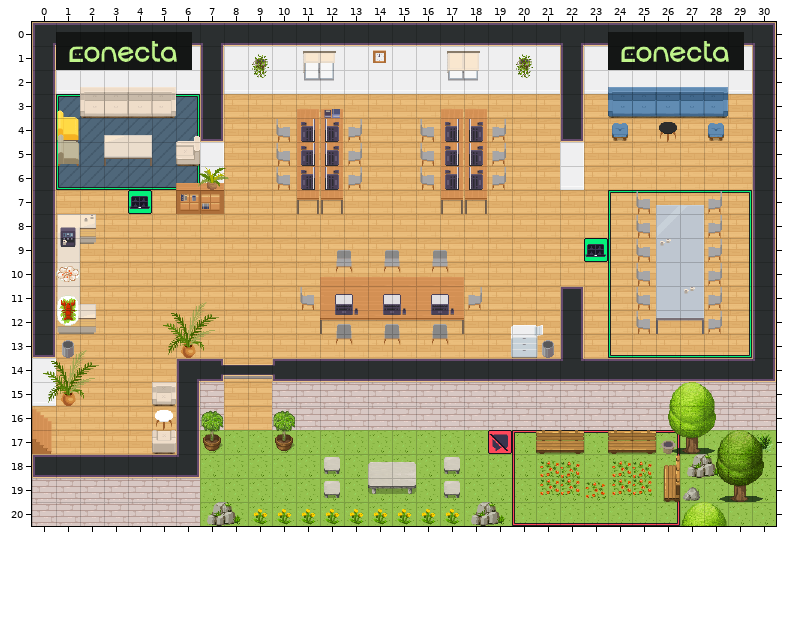
A Tiled map (JSON) gets an edit: office.tmj. This is how it looked before the edit.
Cells are 32x32 px. Shown: x 0..30, y 0..20.
New version:
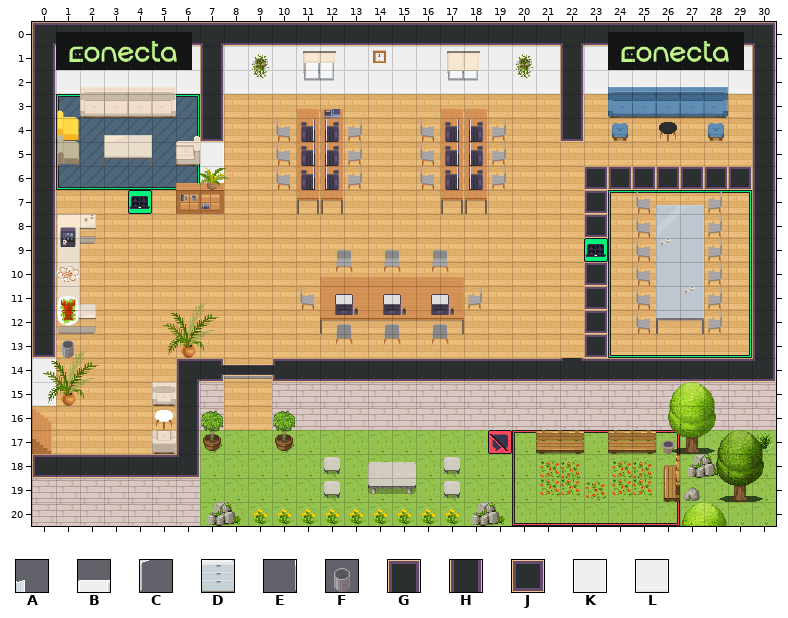
Key: from "WA_Miscellaneous": A 26 flipped left-right, B 27 flipped left-right, C 36 flipped left-right, D 37 flipped left-right, E 38 flipped left-right, F 60; from "WA_Room_Builder": G 31, H 102, J 106, K 280, L 305.
_ is an empty cell, . an unchanged one.
Author's note on the commit: feat: substitui jitsi por google meet nas salas de reuniao
What changed:
--- layer "walls/walls1"
@@ x 22..29 @@
- 5 K.......
- 6 L_______
- 7 ._......
- 8 ._......
+ 5 _.......
+ 6 _JJJJJJJ
+ 7 .J......
+ 8 .J......
@@ x 22..23 @@
-10 ._
-11 G_
-12 H_
-13 H_
+10 .J
+11 _J
+12 _J
+13 _J
--- layer "furniture/furniture2"
@@ x 19..21 @@
-13 EDC
+13 ___
--- layer "furniture/furniture3"
@@ x 21..21 @@
-13 F
+13 _
--- layer "above/above1"
@@ x 20..21 @@
-12 BA
+12 __
